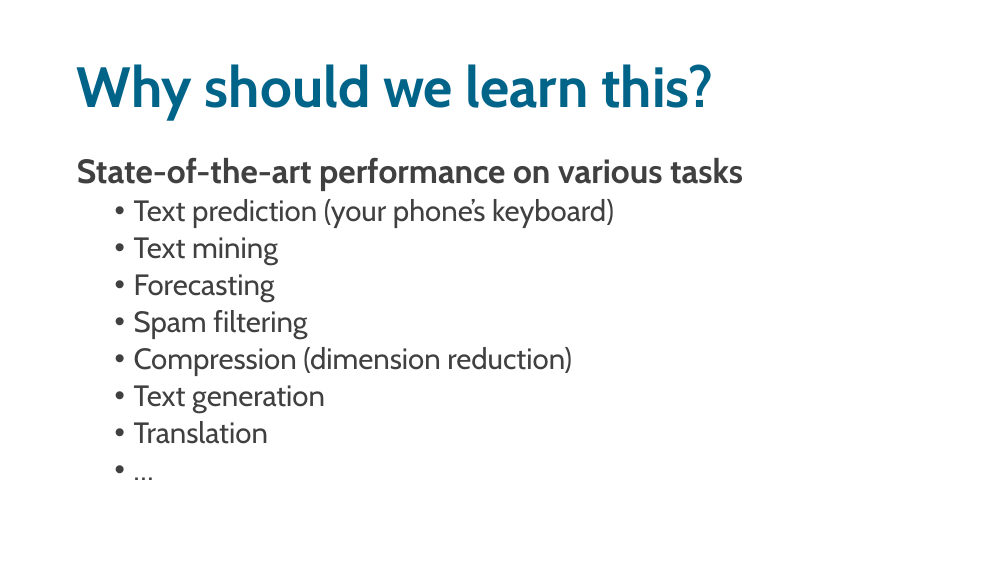
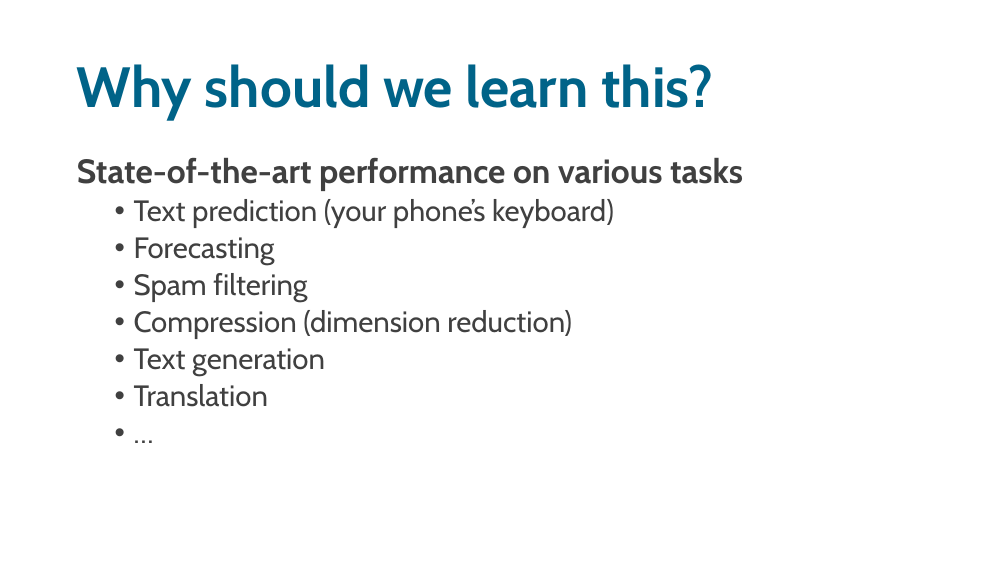
Before and after one commit to bagheria/applied_tm, a slide deck: slide 5 of wednesday/Lectures/lecture 6/Lecture_6.pptx. Drawn at 1008x567 pixels with LibreOffice and Linux fonts; fonts in the diff are those of the drawing. Boxes give left, top, right and bottom in pixels: in the first picture for what was removed or moved away, otherwise in the second. Text is boxed around its words. In the diff, an @@ line names an element or a change of style, - is before the commit and + after.

```diff
--- a/wednesday/Lectures/lecture 6/Lecture_6.pptx
+++ b/wednesday/Lectures/lecture 6/Lecture_6.pptx
@@ text at [134,237,278,265]: paragraph removed @@
-  • Text mining
```
Also in this commit, not shown: 3 other slides changed.
